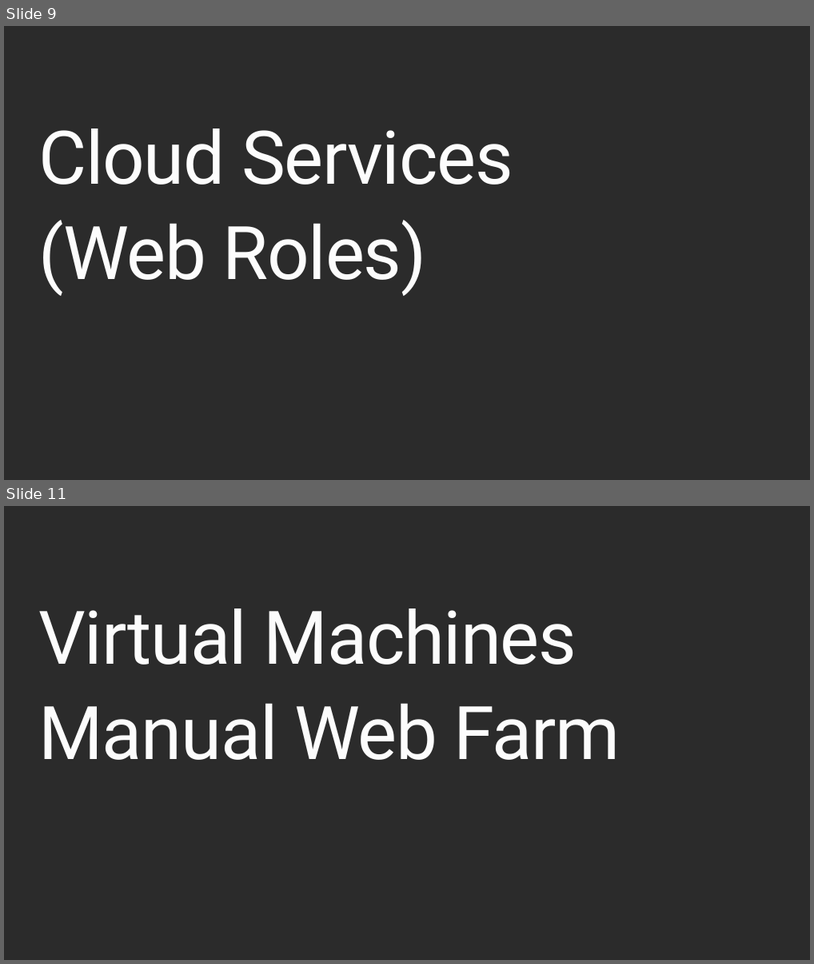
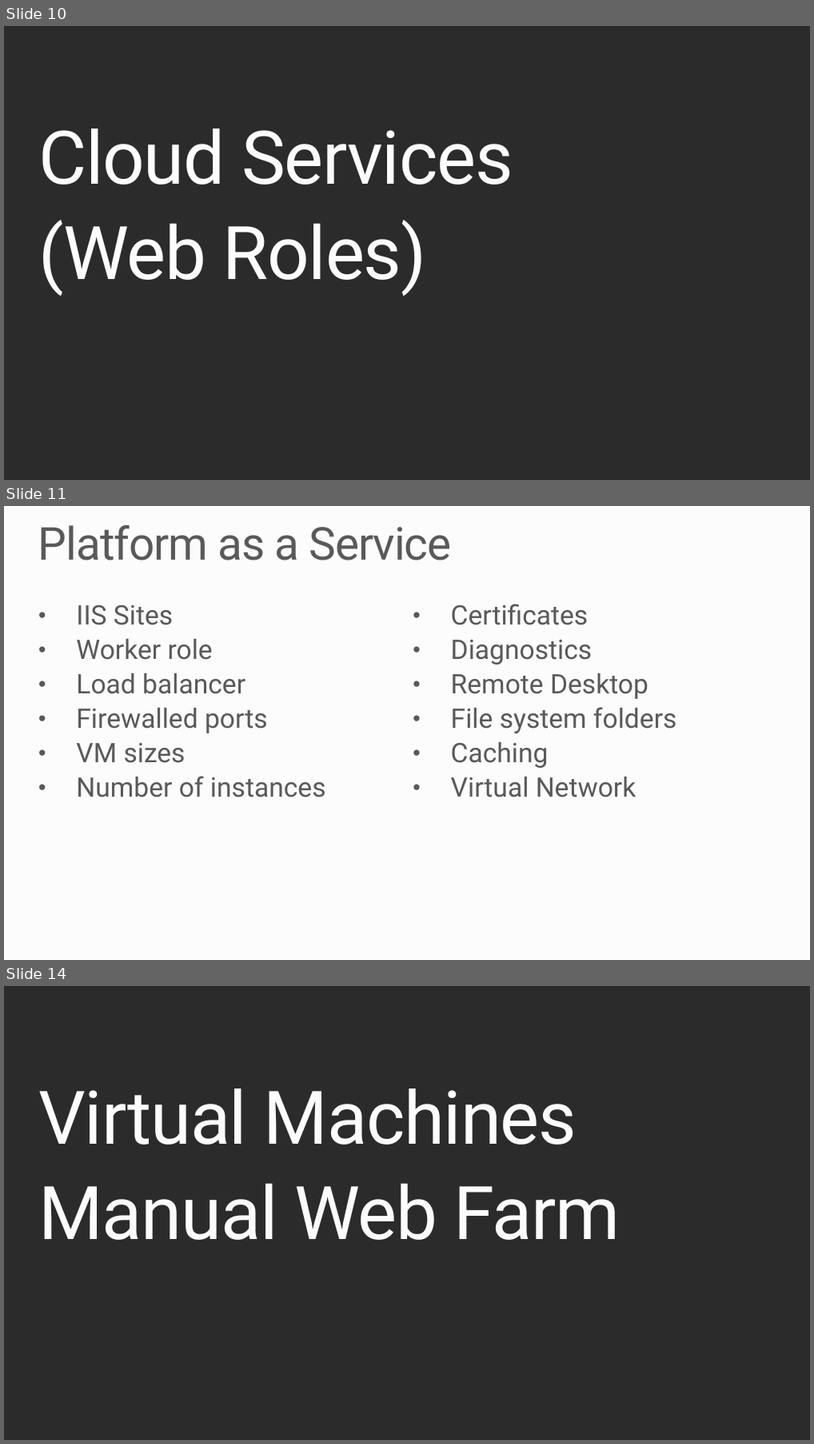
Before and after one commit to robdmoore/AzureWebAppsPresentation, a slide deck: Presentation.pptx. Shown one above the other, each under a label of ours: slides 9 and 11 before the commit, slides 10, 11 and 14 after it; the slides between them are not shown. The pictures are 814x964 and 814x1444 pixels, drawn with LibreOffice and Linux fonts; fonts in the diff are those of the drawing; background and template pictures are left out; a plain dark background stands for a picture behind light text. Boxes give left, top, right and bottom in pixels: in the first picture for what was removed or moved away, otherwise in the second. Text is boxed around its words. In the diff, an @@ line names an element or a change of style, - is before the commit and + after.

```diff
--- a/Presentation.pptx
+++ b/Presentation.pptx
@@ slide 11 added at box(4, 506, 810, 960), background #FCFCFC @@
@@ title added at box(38, 525, 451, 560), 54 pt, text #595959 @@
+Platform as a Service
@@ text added at box(76, 605, 326, 797), 32 pt, text #595959 @@
+• IIS Sites
+• Worker role
+• Load balancer
+• Firewalled ports
+• VM sizes
+• Number of instances
@@ text added at box(451, 604, 677, 797), 32 pt, text #595959 @@
+• Certificates
+• Diagnostics
+• Remote Desktop
+• File system folders
+• Caching
+• Virtual Network
@@ what was slide 9 is now slide 10 @@
@@ what was slide 11 is now slide 14 @@
```
Also in this commit, not shown: 2 slides changed, 17 other slides added, 5 slides removed.
